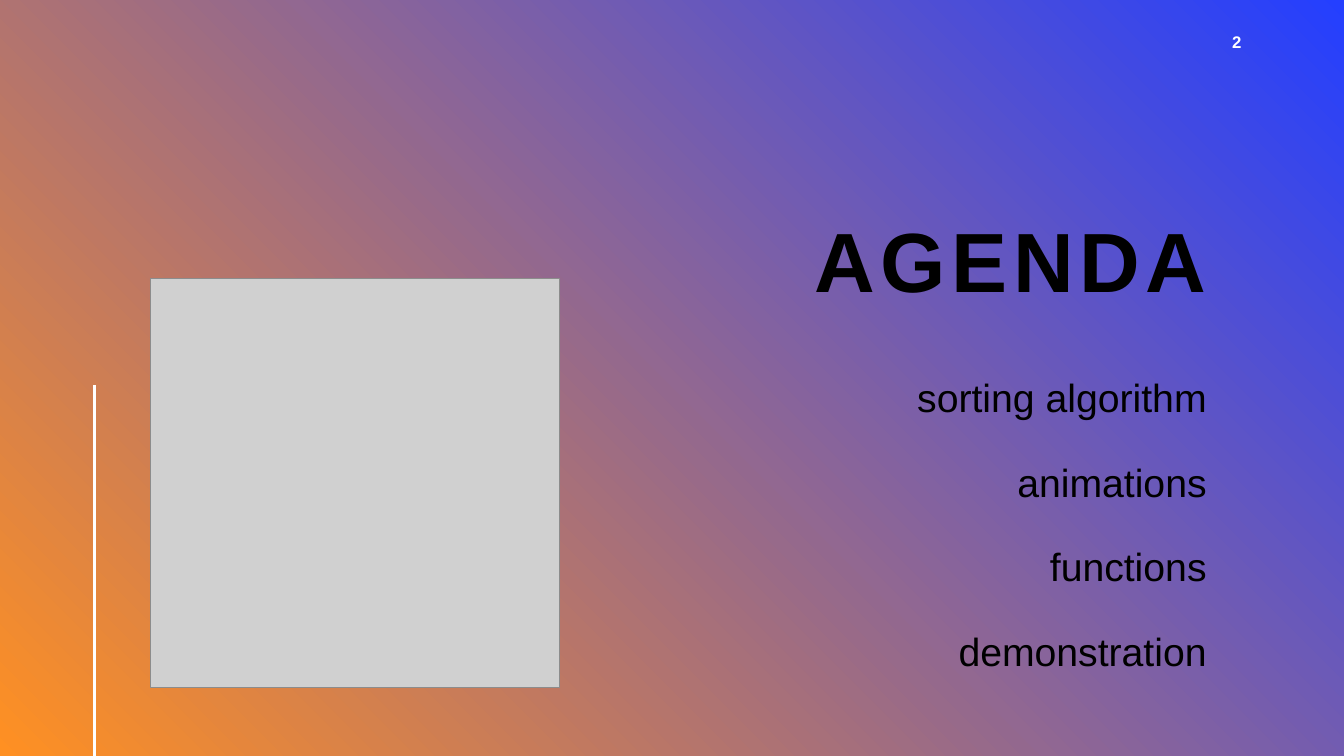
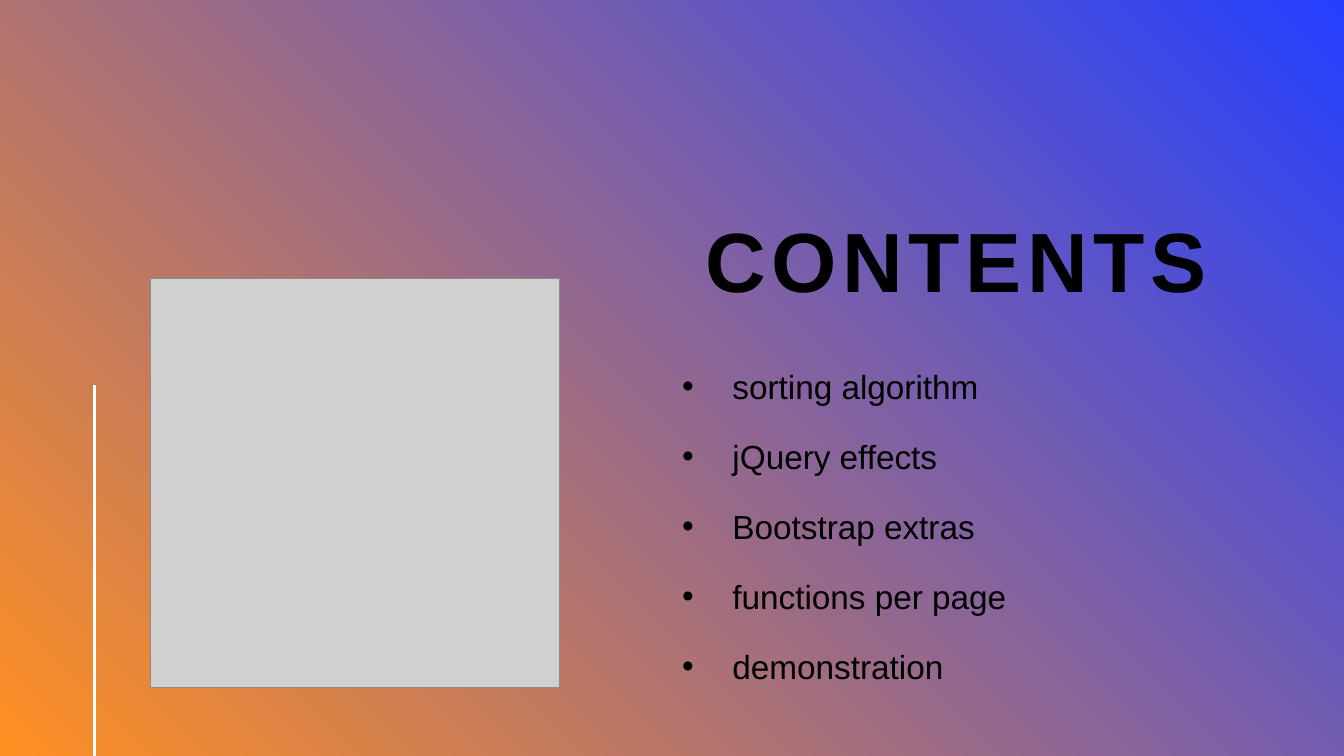
Before and after one commit to Brainmated/ITC-4214-Papadopoulos_Synetos, a slide deck: slide 2 of presentation.pptx. Drawn at 1344x756 pixels with LibreOffice and Linux fonts; fonts in the diff are those of the drawing; grey boxes stand for pictures. Boxes give left, top, right and bottom in pixels: in the first picture for what was removed or moved away, otherwise in the second. Text is boxed around its words. In the diff, an @@ line names an element or a change of style, - is before the commit and + after.

```diff
--- a/presentation.pptx
+++ b/presentation.pptx
@@ page number removed at (1232,36,1241,48) @@
-2
@@ title at (705,225,1206,307): text changed @@
-AGENDA
+CONTENTS
@@ text "sorting algorithm": place and size @@
-text "sorting algorithm" at (917,383,1207,667)
+text "sorting algorithm" at (732,375,1006,680)
@@ text at (732,375,979,680): size 28 to 23.8 pt in "sorting algorithm", "demonstration"; alignment right to left; bullet none to •; line spacing 1.5 to 1.4 @@
@@ text at (732,445,1006,615): text changed; size 28 to 23.8 pt @@
-animations
-functions
+• jQuery effects
+• Bootstrap extras
+• functions per page
```
Also in this commit, not shown: 2 other slides changed, 4 slides added, 9 other files.
